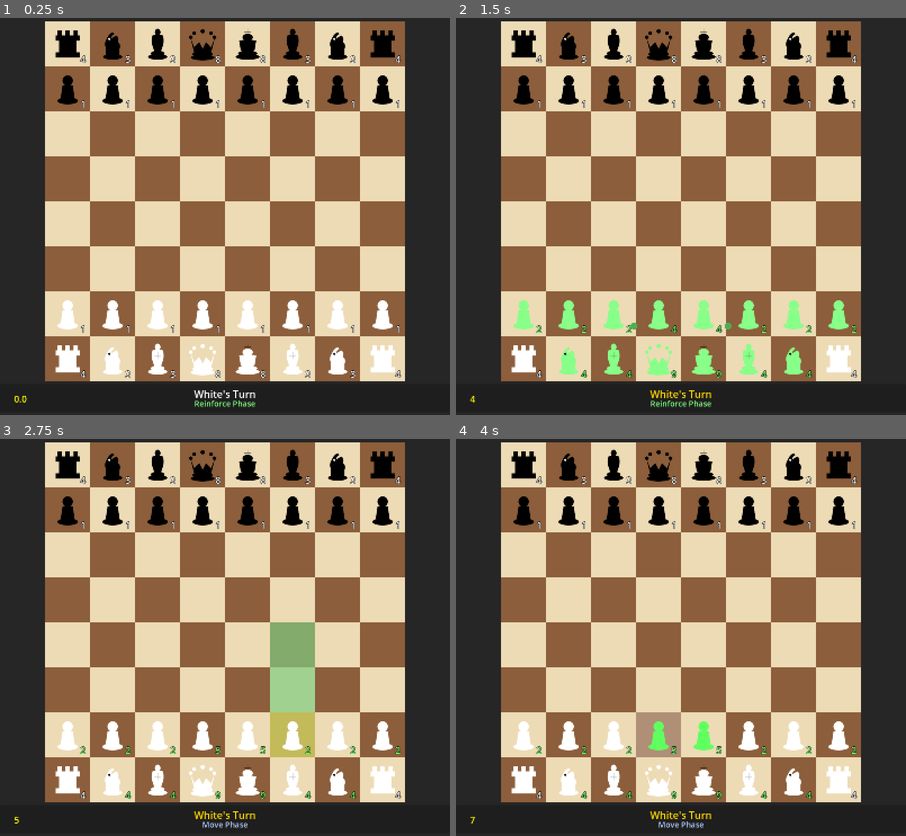
Above: before the commit, frames 1-4 (two rows, left to right).
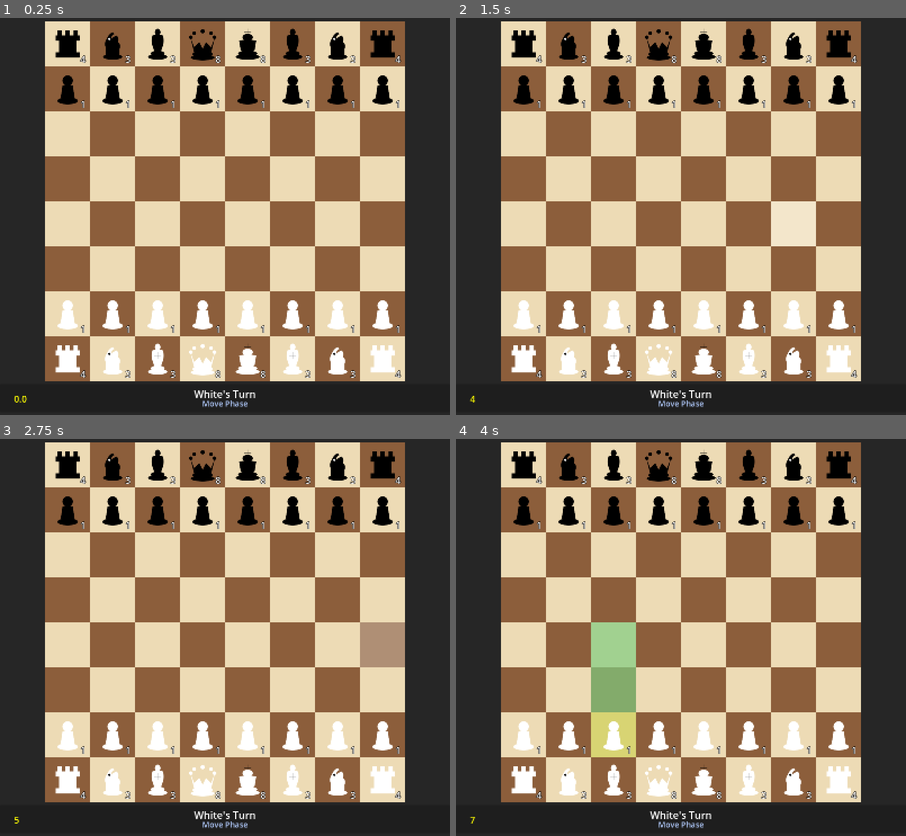
Above: after the commit, the same moments.

Repository: Krupnikas/shooting-chess
Game: Godot game, scene res://scenes/main.tscn
The game is run twice, just before and just after one commit, with the same random seed, the same clock (stepped at 60 frames per second) and the same inputs.
Inputs (mouse positions are in pixels of both pictures, inside the frame that each line leads up to):
- Up to frame 1 (0.25 s): no input
- Up to frame 2 (1.5 s): tap Enter at 0.5 s; move the mouse to (780, 180) at 0.52 s; hold Right 0.53-1.28 s; tap R at 0.6 s; click (780, 180) at 0.67 s; tap Space at 0.77 s; move the mouse to (591, 224) at 1.27 s; hold Down from 1.28 s (still down); tap P at 1.35 s
- Up to frame 3 (2.75 s): tap Space at 1.52 s; move the mouse to (270, 522) at 2.02 s; release Down at 2.03 s; hold Right from 2.03 s (still down); tap Enter at 2.1 s
- Up to frame 4 (4 s): tap Space at 2.75, 3.02, 3.77 s; move the mouse to (658, 712) at 2.77 s; release Right at 2.78 s; hold Up 2.78-3.53 s; tap R at 2.85 s; click (658, 712) at 2.92 s; move the mouse to (816, 689) at 3.52 s; hold Left from 3.53 s (still down); tap P at 3.6 s

The runs differ from the first frame. In frame 1, 0.2% of the frame differs, in the area x 43-57%, y 96-99%; in frame 2, 3.5%; in frame 3, 4.7%; in frame 4, 4.9%, in the area x 17-89%, y 46-96%.

Commit message:
Simplify game flow: MOVE -> SHOOTING, white/black projectiles
- Remove REINFORCE phase, now just MOVE then SHOOTING
- Reset ALL pieces HP to base at start of each turn
- Projectile color matches shooter (white pieces = white balls)
- Damage logic: same color hit = +1 HP, different color = -1 HP

🤖 Generated with [Claude Code](https://claude.com/claude-code)

Co-Authored-By: Claude Opus 4.5 <noreply@anthropic.com>

Diff:
--- a/scripts/autoload/game_manager.gd
+++ b/scripts/autoload/game_manager.gd
@@ -3,7 +3,7 @@
 # Enums
 enum PieceType { PAWN, KNIGHT, BISHOP, ROOK, QUEEN, KING }
 enum PieceColor { WHITE, BLACK }
-enum GamePhase { REINFORCE, SHOOTING, MOVING, GAME_OVER }
+enum GamePhase { MOVING, SHOOTING, GAME_OVER }
 
 # Constants
 const BOARD_SIZE = 8
@@ -26,7 +26,7 @@
 # Game state
 var board: Array = []  # 8x8 array of Piece nodes or null
 var current_player: PieceColor = PieceColor.WHITE
-var game_phase: GamePhase = GamePhase.REINFORCE
+var game_phase: GamePhase = GamePhase.MOVING
 var selected_piece = null
 var valid_moves: Array[Vector2i] = []
 var winner: PieceColor = PieceColor.WHITE
@@ -61,7 +61,7 @@
 
 func reset_game():
 	current_player = PieceColor.WHITE
-	game_phase = GamePhase.REINFORCE
+	game_phase = GamePhase.MOVING
 	winner = PieceColor.WHITE
 	is_processing_phase = false
 	selected_piece = null
@@ -154,18 +154,18 @@
 		emit_signal("game_over", winner)
 		return
 
-	advance_phase()  # Move to reinforce phase
+	advance_phase()  # Move to shooting phase
 
 # ============ TURN & PHASE MANAGEMENT ============
 
 func start_turn():
 	gm_trace("[GM] start_turn called for player: " + str(current_player))
-	# Reset HP for all pieces of current player at start of their turn
-	reset_player_hp(current_player)
-
-	# Start with reinforce phase
-	game_phase = GamePhase.REINFORCE
-	gm_trace("[GM] Emitting phase_changed to REINFORCE")
+	# Reset HP for all pieces at start of turn (before move phase)
+	reset_all_hp()
+
+	# Start with move phase
+	game_phase = GamePhase.MOVING
+	gm_trace("[GM] Emitting phase_changed to MOVING")
 	emit_signal("phase_changed", game_phase)
 	gm_trace("[GM] start_turn done")
 
@@ -176,6 +176,14 @@
 			if piece != null and piece.color == color:
 				piece.reset_hp()
 
+func reset_all_hp():
+	# Reset HP for ALL pieces at start of turn
+	for row in range(BOARD_SIZE):
+		for col in range(BOARD_SIZE):
+			var piece = board[row][col]
+			if piece != null:
+				piece.reset_hp()
+
 func process_reinforce_phase() -> Array:
 	# Returns array of {from: piece, to: piece} for animations
 	# HP is applied when projectile reaches target (in board.gd)
@@ -242,22 +250,17 @@
 func advance_phase():
 	gm_trace("[GM] advance_phase called, current phase: " + str(game_phase))
 	match game_phase:
-		GamePhase.REINFORCE:
-			# After reinforce, go to shooting
-			gm_trace("[GM] REINFORCE -> SHOOTING")
+		GamePhase.MOVING:
+			# After move, go to shooting phase
+			gm_trace("[GM] MOVING -> SHOOTING")
 			game_phase = GamePhase.SHOOTING
 			emit_signal("phase_changed", game_phase)
 		GamePhase.SHOOTING:
-			# After shooting, check for deaths and go to move phase
-			gm_trace("[GM] SHOOTING -> checking win condition then MOVING")
+			# After shooting, check for deaths and end turn
+			gm_trace("[GM] SHOOTING -> checking win condition then ending turn")
 			if check_win_condition():
 				gm_trace("[GM] Win condition met!")
 				return
-			game_phase = GamePhase.MOVING
-			emit_signal("phase_changed", game_phase)
-		GamePhase.MOVING:
-			# After move, end turn and switch player
-			gm_trace("[GM] MOVING -> ending turn")
 			end_turn()
 	gm_trace("[GM] advance_phase done")
 
@@ -389,6 +392,18 @@
 
 	return targets
 
+func get_all_targets(piece) -> Array:
+	# Get ALL pieces in attack range (both friendly and enemy, excluding self)
+	var targets = []
+	var attack_squares = get_attack_squares(piece)
+
+	for square in attack_squares:
+		var target = get_piece_at(square)
+		if target != null and target != piece:
+			targets.append(target)
+
+	return targets
+
 # ============ MOVEMENT RULES ============
 
 func get_valid_moves(piece) -> Array[Vector2i]:
--- a/scripts/board.gd
+++ b/scripts/board.gd
@@ -142,53 +142,40 @@
 
 # ============ PHASE HANDLING ============
 
-var _current_phase_is_reinforce: bool = false
-
 func _on_phase_changed(phase):
 	match phase:
-		GameManager.GamePhase.REINFORCE:
-			_current_phase_is_reinforce = true
-			if ENABLE_PROJECTILES:
-				is_processing = true
-				_state = ProcessState.SPAWNING
-			else:
-				# Skip reinforce phase
-				call_deferred("_advance_to_next_phase")
+		GameManager.GamePhase.MOVING:
+			is_processing = false
+			_state = ProcessState.IDLE
 		GameManager.GamePhase.SHOOTING:
-			_current_phase_is_reinforce = false
 			if ENABLE_PROJECTILES:
 				is_processing = true
 				_state = ProcessState.SPAWNING
 			else:
 				# Skip shooting phase
 				call_deferred("_advance_to_next_phase")
-		GameManager.GamePhase.MOVING:
-			is_processing = false
-			_state = ProcessState.IDLE
 
 func _do_spawn_projectiles():
 	# Spawn all projectiles
-	# Reinforce: green projectiles to friendly pieces
-	# Shooting: red projectiles to enemy pieces
+	# Each piece shoots at ALL pieces in its attack range (friendly and enemy)
+	# Projectile color matches the shooting piece's color
+	# Same color hit = +1 HP (heal), different color hit = -1 HP (damage)
 	var player_pieces = GameManager.get_pieces_of_color(GameManager.current_player)
 	var spawn_count = 0
-	var is_heal = _current_phase_is_reinforce
 
 	for piece in player_pieces:
 		if not is_instance_valid(piece):
 			continue
 
-		# Get targets based on phase
-		var targets: Array
-		if _current_phase_is_reinforce:
-			targets = GameManager.get_friendly_targets(piece)
-		else:
-			targets = GameManager.get_enemy_targets(piece)
+		# Get ALL targets (both friendly and enemy)
+		var targets = GameManager.get_all_targets(piece)
 
 		# Spawn projectile for each target
 		for target in targets:
 			if is_instance_valid(target):
-				spawn_targeted_projectile_to_piece(piece, target, is_heal)
+				# Projectile color matches the piece that fired it
+				var is_white_projectile = piece.color == GameManager.PieceColor.WHITE
+				spawn_targeted_projectile_to_piece(piece, target, is_white_projectile)
 				spawn_count += 1
 
 	# Transition to waiting state
@@ -196,8 +183,7 @@
 		_state = ProcessState.WAITING_PROJECTILES
 	else:
 		# No projectiles, advance immediately
-		if not _current_phase_is_reinforce:
-			_do_process_deaths()
+		_do_process_deaths()
 		call_deferred("_advance_to_next_phase")
 		_state = ProcessState.IDLE
 
@@ -274,7 +260,7 @@
 
 	return { "mode": "directional", "data": [] }
 
-func spawn_targeted_projectile_to_piece(from_piece, to_piece, is_heal: bool):
+func spawn_targeted_projectile_to_piece(from_piece, to_piece, is_white_projectile: bool):
 	if not is_instance_valid(from_piece) or not is_instance_valid(to_piece):
 		return
 
@@ -283,20 +269,22 @@
 	var target_pos = GameManager.board_to_screen(to_piece.board_position)
 
 	var projectile = ProjectileScene.instantiate()
-	projectile.setup_targeted(from_piece.position, target_pos, to_piece.board_position, is_heal, bounds)
+	projectile.setup_targeted(from_piece.position, target_pos, to_piece.board_position, is_white_projectile, bounds)
 	projectile.set_source(from_piece)
 	projectile.finished.connect(_on_projectile_finished)
 	projectiles_container.add_child(projectile)
 	active_projectiles += 1
 
-func _on_projectile_finished(hit_piece, is_heal: bool):
+func _on_projectile_finished(hit_piece, is_white_projectile: bool):
 	active_projectiles -= 1
-	# Apply HP change based on projectile type
+	# Apply HP change based on projectile color vs piece color
+	# Same color = heal (+1 HP), different color = damage (-1 HP)
 	if hit_piece != null and is_instance_valid(hit_piece):
-		if is_heal:
-			hit_piece.heal(1)  # Green = reinforce +1 HP
+		var piece_is_white = hit_piece.color == GameManager.PieceColor.WHITE
+		if is_white_projectile == piece_is_white:
+			hit_piece.heal(1)  # Same color = +1 HP
 		else:
-			hit_piece.take_damage(1)  # Red = damage -1 HP
+			hit_piece.take_damage(1)  # Different color = -1 HP
 
 # ============ PIECE SELECTION & HIGHLIGHTING ============
 
--- a/scripts/projectile.gd
+++ b/scripts/projectile.gd
@@ -1,11 +1,11 @@
 extends Node2D
 
-signal finished(hit_piece, is_heal: bool)
+signal finished(hit_piece, is_white: bool)
 
 var sprite: Sprite2D = null
 var direction: Vector2 = Vector2.ZERO
 var speed: float = 600.0
-var is_heal: bool = true  # true = green heal, false = red damage
+var is_white: bool = true  # true = white projectile, false = black projectile
 var board_bounds: Rect2 = Rect2(0, 0, 1280, 1280)  # 8 * 160
 
 # Targeted mode: projectile travels to specific cell then disappears
@@ -19,19 +19,19 @@
 	sprite = $Sprite2D
 	update_color()
 
-func setup_directional(from_pos: Vector2, dir: Vector2, heal: bool, bounds: Rect2):
+func setup_directional(from_pos: Vector2, dir: Vector2, white: bool, bounds: Rect2):
 	position = from_pos
 	direction = dir.normalized()
-	is_heal = heal
+	is_white = white
 	board_bounds = bounds
 	is_targeted = false
 
-func setup_targeted(from_pos: Vector2, target_pos: Vector2, target_cell: Vector2i, heal: bool, bounds: Rect2):
+func setup_targeted(from_pos: Vector2, target_pos: Vector2, target_cell: Vector2i, white: bool, bounds: Rect2):
 	position = from_pos
 	target_position = target_pos
 	target_board_pos = target_cell
 	direction = (target_pos - from_pos).normalized()
-	is_heal = heal
+	is_white = white
 	board_bounds = bounds
 	is_targeted = true
 
@@ -42,18 +42,18 @@
 	if sprite == null:
 		return
 
-	# Green for heal, red for damage - load at runtime since PNG may not be imported yet
-	if is_heal:
-		sprite.texture = load("res://assets/pieces/green_circle.png")
+	# White or black circle based on the piece that shot it
+	if is_white:
+		sprite.texture = load("res://assets/pieces/white_circle.png")
 	else:
-		sprite.texture = load("res://assets/pieces/red_circle.png")
+		sprite.texture = load("res://assets/pieces/black_circle.png")
 
 func _process(delta):
 	position += direction * speed * delta
 
 	# Check if out of bounds
 	if not board_bounds.has_point(position):
-		emit_signal("finished", null, is_heal)
+		emit_signal("finished", null, is_white)
 		queue_free()
 		return
 
@@ -66,9 +66,9 @@
 		if dist_to_target < 20.0:  # Close enough to center
 			var piece = GameManager.get_piece_at(target_board_pos)
 			if piece != null and piece != source_piece:
-				emit_signal("finished", piece, is_heal)
+				emit_signal("finished", piece, is_white)
 			else:
-				emit_signal("finished", null, is_heal)
+				emit_signal("finished", null, is_white)
 			queue_free()
 			return
 		return
@@ -80,6 +80,6 @@
 			# Check if we're close to the center of the cell
 			var cell_center = GameManager.board_to_screen(board_pos)
 			if position.distance_to(cell_center) < 30.0:
-				emit_signal("finished", piece, is_heal)
+				emit_signal("finished", piece, is_white)
 				queue_free()
 				return
--- a/scripts/ui/game_info.gd
+++ b/scripts/ui/game_info.gd
@@ -39,15 +39,12 @@
 	var phase_name = ""
 	var phase_color = Color.WHITE
 	match GameManager.game_phase:
-		GameManager.GamePhase.REINFORCE:
-			phase_name = "Reinforce Phase"
-			phase_color = Color(0.5, 1.0, 0.5)  # Light green
+		GameManager.GamePhase.MOVING:
+			phase_name = "Move Phase"
+			phase_color = Color(0.7, 0.8, 1.0)  # Light blue
 		GameManager.GamePhase.SHOOTING:
 			phase_name = "Shooting Phase"
 			phase_color = Color(1.0, 0.5, 0.5)  # Light red
-		GameManager.GamePhase.MOVING:
-			phase_name = "Move Phase"
-			phase_color = Color(0.7, 0.8, 1.0)  # Light blue
 		GameManager.GamePhase.GAME_OVER:
 			phase_name = "Game Over"
 			phase_color = Color.GOLD
